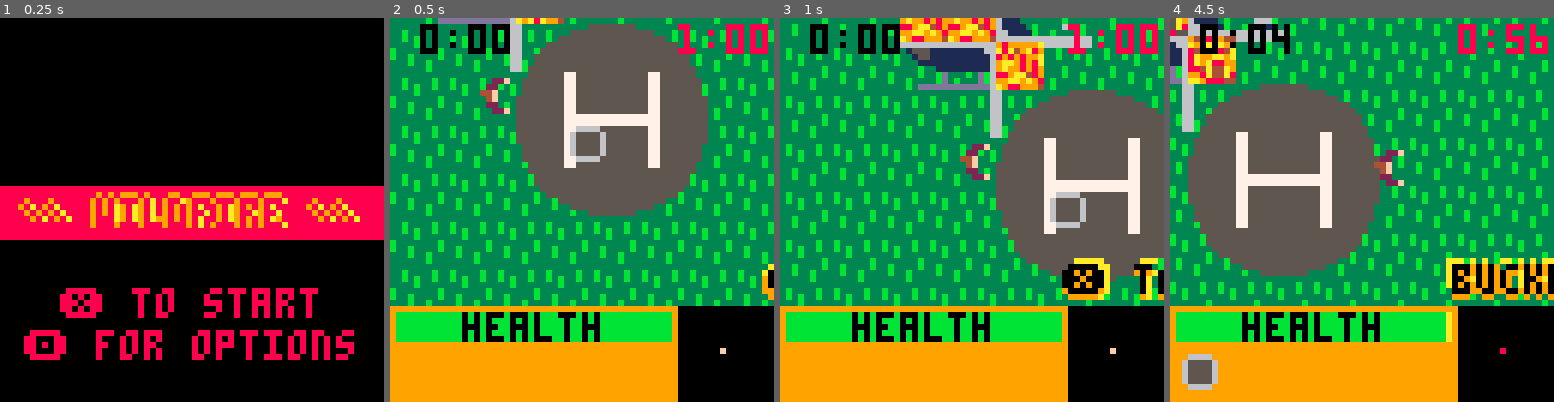
Above: before the commit, frames 1-4 (left to right).
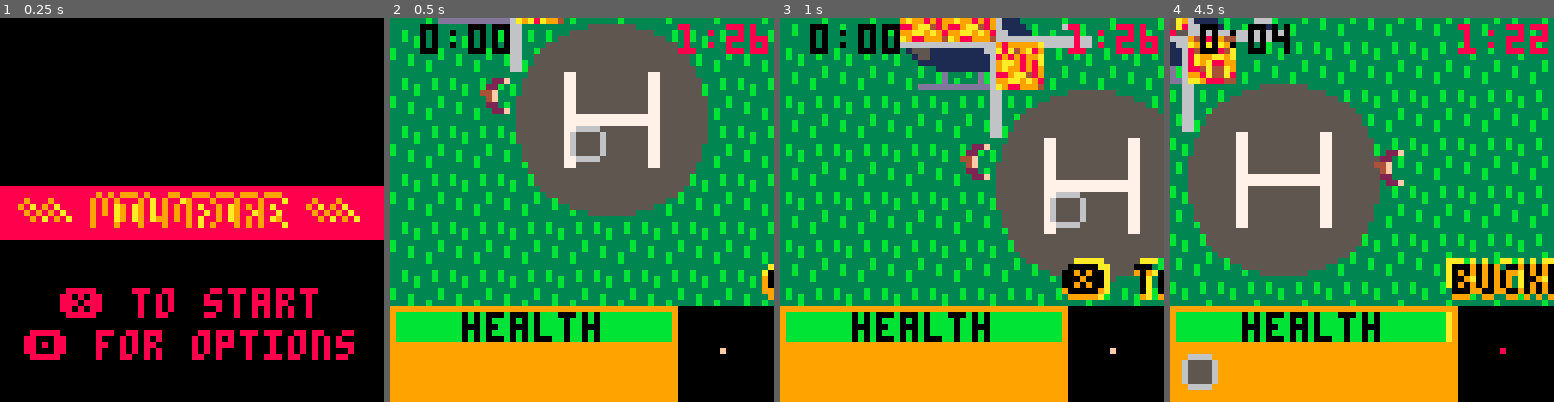
Above: after the commit, the same moments.

Repository: notCalle/pico-8-carts
Game: PICO-8 cartridge wildfire.p8
Same seed, same stepped clock (60 frames per second), same inputs: the game is played once before the commit and once after it.
Inputs:
- Up to frame 1 (0.25 s): no input
- Up to frame 2 (0.5 s): tap X (X key) at 0.33 s
- Up to frame 3 (1 s): tap O (Z key) at 0.7 s
- Up to frame 4 (4.5 s): tap X (X key) at 1.07, 1.85, 2.97, 4.08 s; hold Right 1.6-2.1 s; tap O (Z key) every 0.4 s from 1.7 to 4.1 s; hold Up 2.15-2.42 s; hold Right 2.47-3.03 s; hold Left 3.08-3.58 s; hold Down 3.63-3.97 s; hold Right from 4.02 s (still down)

Frame 1 is identical in both runs. In frame 2, 0.2% of the frame differs, in the area x 87-99%, y 1-8%; in frame 3, 0.2%; in frame 4, 0.5%, in the area x 75-99%, y 1-8%.

Commit message:
Rebalance fire & rescue

Diff:
--- a/wildfire.p8
+++ b/wildfire.p8
@@ -572,7 +572,7 @@
 				if fget(ispr,fl_b.fire) then
 					prob+=0.11
 				elseif fget(ispr,fl_b.wet) then
-					prob-=0.1
+					prob-=0.05
 				end
 			end
 		end
@@ -639,7 +639,7 @@
 	init=function(my)
 		my.can_land=false
 		my.landed=false
-		my.tick=flr((1+rnd(1))*60*30)
+		my.tick=flr((60+rnd(30))*30)
 	end,
 
 	update=function(my)
@@ -662,7 +662,7 @@
 				if on_fire then
 					mus.play(1)
 					banner.new("fire hazard - rescue turned away")
-					my.tick+=flr((30+rnd(60))*30)
+					my.tick+=flr((45+rnd(15))*30)
 					if player.n_bkt<opt.get("max_bkt") then
 						local px=player.x/8
 						local py=player.y/8
